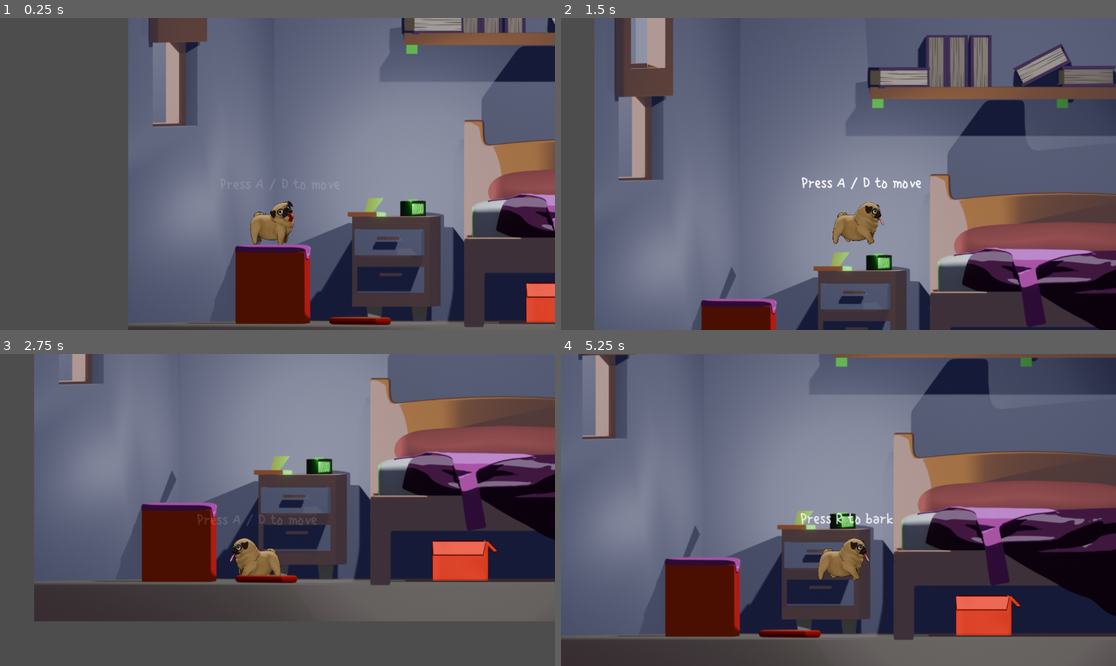
Above: before the commit, frames 1-4 (two rows, left to right).
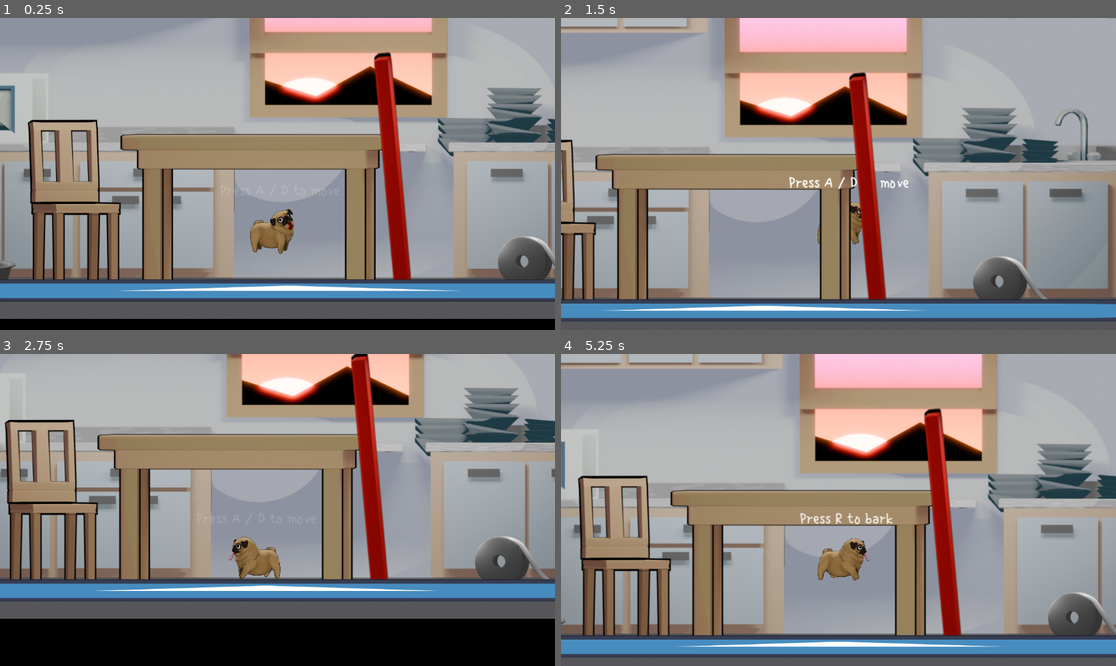
Above: after the commit, the same moments.

Repository: juanfrcaliz/malagajam_2024
Game: Godot game, scene res://scenes/level.tscn
The game is run twice, just before and just after one commit, with the same random seed, the same clock (stepped at 60 frames per second) and the same inputs. The engine's default icon, where the game draws it, is replaced by a stand-in: a white triangle on a blue panel in a dark square. Sound files missing from this copy of the repository are replaced by a short silence.
Inputs:
- Up to frame 1 (0.25 s): no input
- Up to frame 2 (1.5 s): tap A at 0.5, 1.25 s; hold Right (ui_right) from 0.53 s (still down); tap R (bark) at 0.6 s; tap Enter (ui_accept) at 0.77 s; tap E (interact) at 1.35 s
- Up to frame 3 (2.75 s): tap Enter (ui_accept) at 1.52 s; tap A at 2 s; release Right (ui_right) at 2.03 s; hold Left (ui_left) from 2.03 s (still down); tap R (bark) at 2.1 s
- Up to frame 4 (5.25 s): tap A at 2.75 s; release Left (ui_left) at 2.78 s; hold Right (ui_right) 2.78-4.28 s; tap E (interact) at 2.85, 4.35 s; tap Enter (ui_accept) at 3.02, 3.77, 4.52 s; tap R (bark) at 3.5, 3.6, 4.25, 5.1 s; hold Left (ui_left) 4.28-5.03 s; hold Right (ui_right) from 5.03 s (still down)

The runs differ from the first frame. In frame 1, 92% of the frame differs, in the area x 0-100%, y 0-100%; in frame 2, 91%; in frame 3, 95%; in frame 4, 96%.

Commit message:
nuevos assets

Diff:
--- a/scenes/level.tscn
+++ b/scenes/level.tscn
@@ -1,10 +1,11 @@
-[gd_scene load_steps=15 format=3 uid="uid://bxqrj3sdavb36"]
+[gd_scene load_steps=19 format=3 uid="uid://bxqrj3sdavb36"]
 
 [ext_resource type="Script" path="res://scripts/level.gd" id="1_7mcvw"]
 [ext_resource type="PackedScene" uid="uid://c4rw6vbi63eh6" path="res://scenes/floor.tscn" id="1_687gb"]
 [ext_resource type="PackedScene" uid="uid://bfwtopjmldvdy" path="res://scenes/pug.tscn" id="1_xw77n"]
 [ext_resource type="Texture2D" uid="uid://c02m5hmwbp8di" path="res://Assets/Habitacion/detras.png" id="2_q6j1k"]
 [ext_resource type="Texture2D" uid="uid://c8jeusi50xvv3" path="res://Assets/Habitacion/delante.png" id="3_mnwwm"]
+[ext_resource type="Texture2D" uid="uid://cwy4cevmmranm" path="res://Assets/Habitacion/puerta abierta.png" id="4_000qc"]
 [ext_resource type="PackedScene" uid="uid://48he5yuyc6fl" path="res://scenes/box.tscn" id="5_hnovt"]
 [ext_resource type="Texture2D" uid="uid://t0pxbd07khio" path="res://Assets/Cocina/cocina fondo.png" id="7_pva7j"]
 [ext_resource type="Texture2D" uid="uid://ciqk4kcvh8pwd" path="res://Assets/Cocina/cocina medio.png" id="8_7ecnt"]
@@ -14,6 +15,9 @@
 [ext_resource type="Texture2D" uid="uid://dti3owq87yr8e" path="res://Assets/Cocina/caja de disfraces.png" id="12_nwvpc"]
 [ext_resource type="PackedScene" uid="uid://c8akrrjlh40bl" path="res://scenes/balancin.tscn" id="12_pbrj0"]
 [ext_resource type="PackedScene" uid="uid://bity71mfcms5c" path="res://scenes/esfera.tscn" id="13_37575"]
+[ext_resource type="Texture2D" uid="uid://um860ak0b7ow" path="res://Assets/marco_negro.png" id="15_8uos1"]
+[ext_resource type="Texture2D" uid="uid://47lkimsv525d" path="res://Assets/Cocina/caja de disfraces tirada.png" id="16_l1epn"]
+[ext_resource type="Texture2D" uid="uid://bfnxc83xpc6ou" path="res://Assets/Cocina/escalon.png" id="17_dmgwd"]
 
 [node name="Level" type="Node2D"]
 script = ExtResource("1_7mcvw")
@@ -39,27 +43,27 @@
 texture = ExtResource("2_q6j1k")
 metadata/_edit_lock_ = true
 
-[node name="hab_Detras2" type="Sprite2D" parent="."]
-visible = false
-position = Vector2(573, 107)
-texture = ExtResource("2_q6j1k")
+[node name="PuertaAbierta" type="Sprite2D" parent="."]
+visible = false
+position = Vector2(573, 106)
+texture = ExtResource("4_000qc")
 
 [node name="CocinaFondo" type="Sprite2D" parent="."]
-position = Vector2(2400, 123)
+position = Vector2(2400, 160)
 texture = ExtResource("7_pva7j")
 
 [node name="Pug" parent="." instance=ExtResource("1_xw77n")]
-position = Vector2(-76.9995, 347)
+position = Vector2(2211, 432)
 scale = Vector2(0.788682, 0.788682)
 
 [node name="Box" parent="." instance=ExtResource("5_hnovt")]
 position = Vector2(438, 567)
 
 [node name="Esfera" parent="." instance=ExtResource("13_37575")]
-position = Vector2(3091, 106)
+position = Vector2(3150, 523)
 
 [node name="CocinaMedio" type="Sprite2D" parent="."]
-position = Vector2(2400, 116)
+position = Vector2(2403, 172)
 texture = ExtResource("8_7ecnt")
 
 [node name="hab_Delante" type="Sprite2D" parent="."]
@@ -113,7 +117,7 @@
 scale = Vector2(10, 10)
 
 [node name="CocinaFrente" type="Sprite2D" parent="."]
-position = Vector2(1633.11, 533.1)
+position = Vector2(2124, 245)
 scale = Vector2(0.642718, 0.642718)
 texture = ExtResource("12_427wr")
 
@@ -128,23 +132,22 @@
 scale = Vector2(0.765232, 2.63929)
 
 [node name="Floor5" parent="." instance=ExtResource("1_687gb")]
-visible = false
-position = Vector2(2237, 587)
+position = Vector2(2235, 587)
 scale = Vector2(3, 1)
 
 [node name="Floor6" parent="." instance=ExtResource("1_687gb")]
 visible = false
-position = Vector2(1831, 418)
-scale = Vector2(0.2, -0.474)
+position = Vector2(1794, 414)
+scale = Vector2(0.236111, 0.355592)
 
 [node name="Floor7" parent="." instance=ExtResource("1_687gb")]
 visible = false
-position = Vector2(2190, 327)
-scale = Vector2(0.63, 1)
+position = Vector2(2172, 289)
+scale = Vector2(0.75927, -0.811904)
 
 [node name="Floor8" parent="." instance=ExtResource("1_687gb")]
 visible = false
-position = Vector2(1633, 538)
+position = Vector2(1607, 550)
 scale = Vector2(0.127507, 1.27507)
 
 [node name="Floor9" parent="." instance=ExtResource("1_687gb")]
@@ -155,6 +158,45 @@
 [node name="TutorialCooldown" type="Timer" parent="."]
 wait_time = 2.0
 one_shot = true
+
+[node name="CajaDeDisfracesTirada" type="Sprite2D" parent="."]
+position = Vector2(3115, 437)
+scale = Vector2(1, 1)
+texture = ExtResource("16_l1epn")
+
+[node name="Escalon" type="Sprite2D" parent="."]
+position = Vector2(2879, 431)
+scale = Vector2(0.50276, 0.307877)
+texture = ExtResource("17_dmgwd")
+
+[node name="Sprite2D" type="Sprite2D" parent="."]
+position = Vector2(-1722.5, 108)
+scale = Vector2(13.5404, 30.4896)
+texture = ExtResource("15_8uos1")
+metadata/_edit_lock_ = true
+
+[node name="Sprite2D2" type="Sprite2D" parent="."]
+position = Vector2(4702, 111.5)
+scale = Vector2(13.5404, 30.5365)
+texture = ExtResource("15_8uos1")
+metadata/_edit_lock_ = true
+
+[node name="Sprite2D3" type="Sprite2D" parent="."]
+position = Vector2(1393.5, -1623.25)
+scale = Vector2(21.7121, 12.4505)
+texture = ExtResource("15_8uos1")
+metadata/_edit_lock_ = true
+
+[node name="Sprite2D4" type="Sprite2D" parent="."]
+position = Vector2(1478, 1841)
+scale = Vector2(21.7121, 12.4505)
+texture = ExtResource("15_8uos1")
+metadata/_edit_lock_ = true
+
+[node name="Floor10" parent="." instance=ExtResource("1_687gb")]
+visible = false
+position = Vector2(3320, 544)
+scale = Vector2(0.151041, 0.935305)
 
 [connection signal="dog_entered" from="Box" to="." method="_on_box_dog_entered"]
 [connection signal="dog_exited" from="Box" to="." method="_on_box_dog_exited"]
Binary file added: Assets/Cocina/caja de disfraces tirada.png
Not shown, added: Assets/Cocina/caja de disfraces tirada.png.import
Binary file changed: Assets/Cocina/cocina fondo.png
Binary file changed: Assets/Cocina/cocina frente.png
Binary file changed: Assets/Cocina/cocina medio.png
Binary file added: Assets/Cocina/escalon.png
Not shown, added: Assets/Cocina/escalon.png.import
Binary file changed: Assets/Habitacion/delante.png
Binary file added: Assets/Habitacion/puerta abierta.png
Not shown, added: Assets/Habitacion/puerta abierta.png.import
Binary file added: Assets/marco_negro.png
Not shown, added: Assets/marco_negro.png.import
